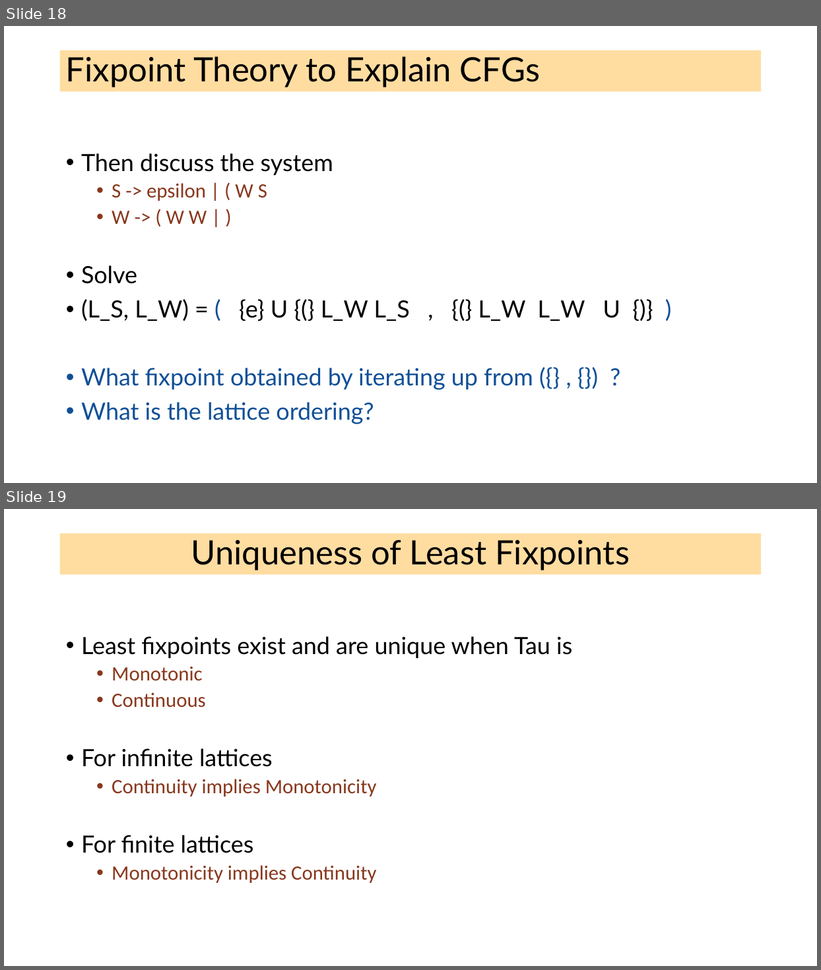
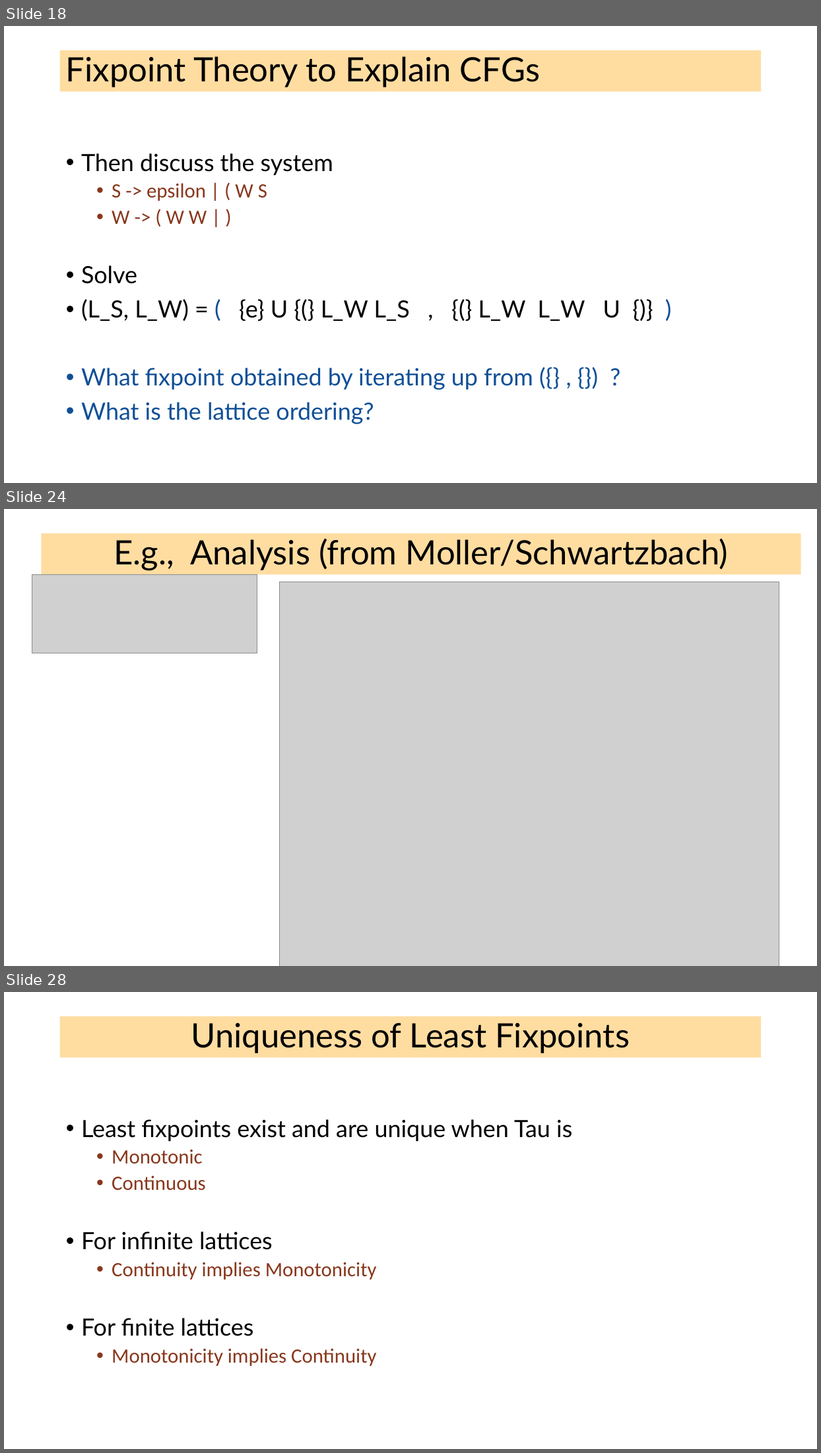
Before and after one commit to ganeshutah/cs6110s22, a slide deck: Lec21/Lec21.pptx. Shown one above the other, each under a label of ours: slides 18 and 19 before the commit, slides 18, 24 and 28 after it; the slides between them are not shown. The pictures are 821x970 and 821x1453 pixels, drawn with LibreOffice and Linux fonts; fonts in the diff are those of the drawing; grey boxes stand for pictures. Boxes give left, top, right and bottom in pixels: in the first picture for what was removed or moved away, otherwise in the second. Text is boxed around its words. In the diff, an @@ line names an element or a change of style, - is before the commit and + after.

```diff
--- a/Lec21/Lec21.pptx
+++ b/Lec21/Lec21.pptx
@@ slide 24 added at (x1=4, y1=509, x2=817, y2=966), background #FFFFFF @@
@@ title added at (x1=41, y1=533, x2=801, y2=575), fill #FFBD47 at 51% opacity, 39.6 pt, text #000000 @@
+E.g., Analysis (from Moller/Schwartzbach)
@@ picture added at (x1=32, y1=575, x2=257, y2=654) @@
@@ picture added at (x1=279, y1=582, x2=779, y2=966) @@
@@ what was slide 19 is now slide 28 @@
```
Also in this commit, not shown: 1 slide changed, 8 other slides added, 2 other files.
